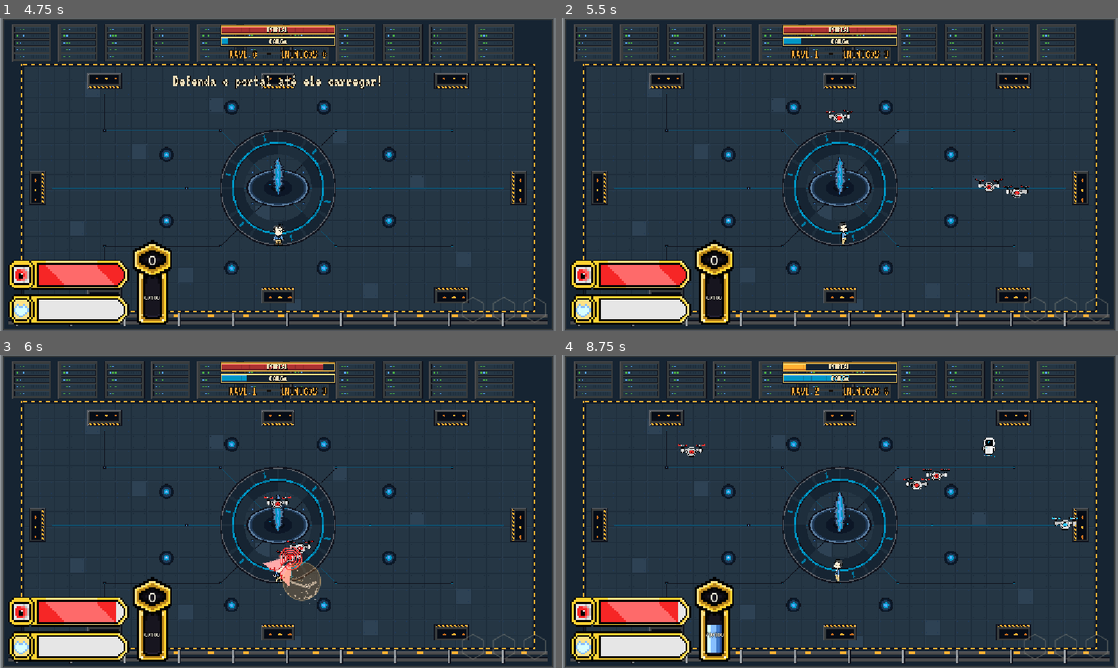
Above: before the commit, frames 1-4 (two rows, left to right).
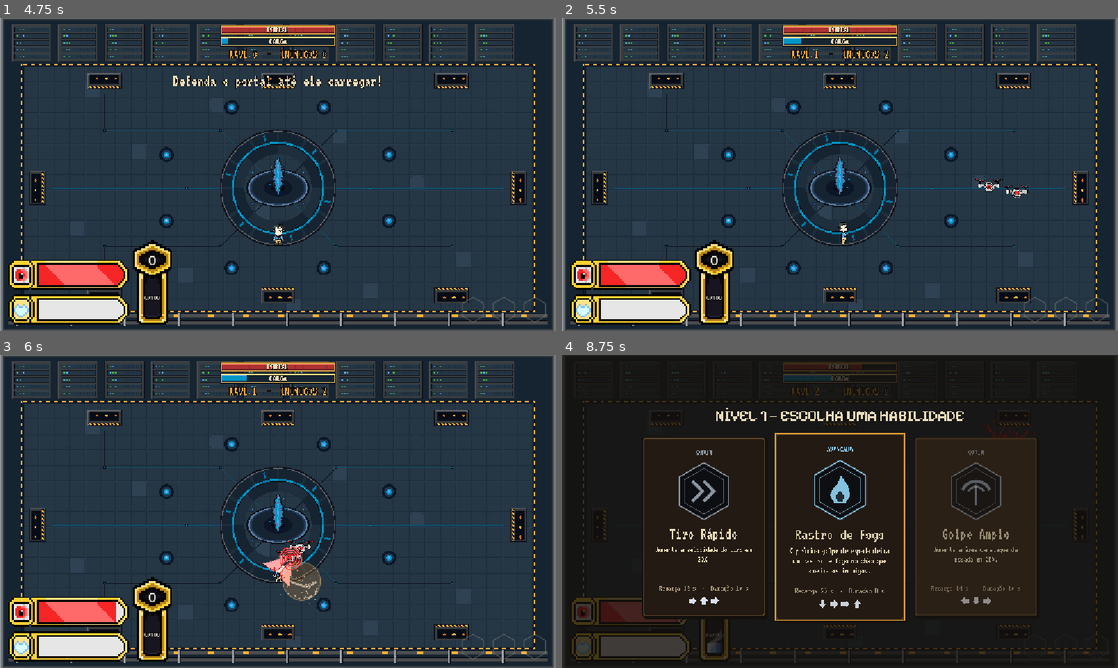
Above: after the commit, the same moments.

Repository: IcaroFrancioni/O-que-o-Claude-Faz
Game: Godot game, scene res://qa/defesa_test.tscn
The game is run twice, just before and just after one commit, with the same random seed, the same clock (stepped at 60 frames per second) and the same inputs. This scene is started directly instead of the project's main scene. Sound files missing from this copy of the repository are replaced by a short silence.
Inputs (mouse positions are in pixels of both pictures, inside the frame that each line leads up to):
- Up to frame 1 (4.75 s): tap Enter (cmd_confirm) at 0.5, 1.25, 2, 2.1, 3.5 s; move the mouse to (400, 158) at 0.52 s; hold Right (cmd_right) 0.53-1.25 s; click (400, 158) at 0.6 s; drag from (166, 190) to (250, 237) at 1.27 s; move the mouse to (333, 105) at 2.02 s; hold Right (cmd_right) 2.03-2.75 s; click "Avançar" at 2.75 s; drag from (250, 237) to (111, 127) at 3.52 s; move the mouse to (444, 221) at 4.27 s; hold Left (cmd_left) from 4.28 s (still down); hold Space (dash) from 4.28 s (still down)
- Up to frame 2 (5.5 s): release Left (cmd_left) at 5 s; release Space (dash) at 5 s; drag from (1034, 309) to (840, 237) at 5.02 s
- Up to frame 3 (6 s): move the mouse to (505, 646) at 5.77 s; hold Backspace (cmd_back) from 5.78 s (still down); hold Tab from 5.78 s (still down); click (505, 646) at 5.92 s
- Up to frame 4 (8.75 s): release Backspace (cmd_back) at 6.5 s; release Tab at 6.5 s; drag from (1095, 646) to (862, 580) at 6.52 s; move the mouse to (962, 495) at 7.27 s; hold Up (cmd_up) 7.28-8 s; hold J 7.28-8 s; drag from (728, 527) to (862, 580) at 8.02 s

Frame 1 is identical in both runs. In frame 2, 0.1% of the frame differs, in the area x 47-59%, y 11-34%; in frame 3, 0.1%; in frame 4, 94%, in the area x 0-100%, y 0-100%.

Commit message:
Waves com 50% dos inimigos: autoload Ondas (MULTIPLICADOR_INIMIGOS = 0.5) e t_ondas
Quantidade por tipo = max(1, ceil(original x 0,5)) na Fase 1, na wave de transição do chefão e na defesa do
portal; ordem de aparição, intervalos, vida, dano e velocidade inalterados; chefes continuam 1.

Co-Authored-By: Claude Fable 5.2 <noreply@anthropic.com>
Claude-Session: https://claude.ai/code/session_015avtrPPFhEU6wnqXweueJ3

Diff:
--- a/Scenes/Defesa/defense_wave_table.gd
+++ b/Scenes/Defesa/defense_wave_table.gd
@@ -16,8 +16,14 @@
 @export_range(1, 64, 1) var max_active: int = 20
 
 
-## Quantidade de cada tipo na wave `wave_number` (1 = primeira). Ex.: {"drone": 4, "robo": 2}.
+## Quantidade de cada tipo que NASCE na wave `wave_number` (1 = primeira), já com o multiplicador de inimigos
+## do autoload `Ondas`: max(1, ceil(original x 0,5)). Ex.: {"drone": 2, "robo": 1}.
 func get_counts(wave_number: int) -> Dictionary:
+	return Ondas.escalar_contagens(get_original_counts(wave_number))
+
+
+## Quantidade ESCRITA na tabela (antes do multiplicador). Ex.: {"drone": 4, "robo": 2}.
+func get_original_counts(wave_number: int) -> Dictionary:
 	var result: Dictionary = {}
 	if waves.is_empty():
 		return result
--- /dev/null
+++ b/autoload/ondas.gd
@@ -0,0 +1,43 @@
+extends Node
+## Autoload Ondas: ÚNICO lugar que decide quantos inimigos cada wave tem em relação ao que está escrito nas cenas
+## e tabelas. Vale para todas as waves do jogo (Fase 1, wave de transição do chefão, defesa do portal).
+##
+## Regra: quantidade por tipo = max(1, ceil(original x MULTIPLICADOR_INIMIGOS)). Chefes não passam por aqui
+## (continuam 1). Vida, dano, velocidade, ordem de aparição e intervalos de spawn não mudam.
+
+## Fração dos inimigos de cada wave que realmente nasce (0.5 = metade, arredondando para cima, mínimo 1).
+@export_range(0.05, 1.0, 0.05) var MULTIPLICADOR_INIMIGOS: float = 0.5
+
+
+## Quantidade de um tipo depois do multiplicador. Zero continua zero (tipo que não aparece na wave).
+func escalar(original: int) -> int:
+	if original <= 0:
+		return 0
+	return maxi(1, ceili(float(original) * MULTIPLICADOR_INIMIGOS - 0.000001))
+
+
+## Wave escrita como lista de cenas (WaveManager): mantém as primeiras `escalar(n)` ocorrências de cada tipo,
+## na ordem em que aparecem, preservando a ordem de aparição e a proporção entre os tipos.
+func escalar_cenas(onda: Array[PackedScene]) -> Array[PackedScene]:
+	var total: Dictionary = {}
+	for cena: PackedScene in onda:
+		if cena != null:
+			total[cena] = int(total.get(cena, 0)) + 1
+	var usados: Dictionary = {}
+	var out: Array[PackedScene] = []
+	for cena: PackedScene in onda:
+		if cena == null:
+			continue
+		var ja: int = int(usados.get(cena, 0))
+		if ja < escalar(int(total[cena])):
+			out.append(cena)
+			usados[cena] = ja + 1
+	return out
+
+
+## Wave escrita como dicionário tipo -> quantidade (defesa do portal).
+func escalar_contagens(contagens: Dictionary) -> Dictionary:
+	var out: Dictionary = {}
+	for tipo: Variant in contagens:
+		out[tipo] = escalar(int(contagens[tipo]))
+	return out
--- a/levels/wave_manager.gd
+++ b/levels/wave_manager.gd
@@ -60,7 +60,7 @@
 				# Avisa no console.
 				push_warning("WaveManager: a onda %d está vazia no Inspector." % (_waves.size() + 1))
 			continue
-		_waves.append(wave)  # Guarda a onda.
+		_waves.append(Ondas.escalar_cenas(wave))  # Guarda a onda, já com o multiplicador de inimigos (autoload Ondas).
 	if not _collect_spawn_points():  # Sem pontos de nascimento não há como começar.
 		return
 
--- a/project.godot
+++ b/project.godot
@@ -23,6 +23,7 @@
 AudioSettings="*res://autoload/audio_settings.gd"
 TiltInput="*res://mobile/tilt_input.gd"
 MobileControls="*res://autoload/mobile_controls.gd"
+Ondas="*res://autoload/ondas.gd"
 
 [display]
 
--- a/testes/rodar_todos.gd
+++ b/testes/rodar_todos.gd
@@ -16,6 +16,7 @@
 	["t_carga.gd", [], "carrega todos os scripts e cenas (computador)"],
 	["t_carga.gd", ["--mobile"], "carrega todos os scripts e cenas (celular)"],
 	["t_equilibrio.gd", [], "EQUILÍBRIO: dificuldade igual à base (testes/equilibrio_base.json)"],
+	["t_ondas.gd", [], "waves com 50% dos inimigos (max(1, ceil(n x 0,5))), chefes = 1"],
 	["t_menu.gd", [], "tela inicial sem dicas, botões e foco (computador)"],
 	["t_menu.gd", ["--mobile"], "tela inicial sem dicas, botões e foco (celular)"],
 	["t_tilt_logico.gd", [], "função pura do acelerômetro (plataformas x orientações x direções)"],
--- /dev/null
+++ b/testes/t_ondas.gd
@@ -0,0 +1,87 @@
+extends TesteBase
+## Seção 12.5: cada wave do jogo nasce com max(1, ceil(original x 0,5)) inimigos de cada tipo, na mesma ordem de
+## aparição; chefes continuam 1. Os números ORIGINAIS vêm de `testes/equilibrio_base.json` (gerado antes da mudança),
+## não do código atual — assim o teste não "confia" na conta que ele mesmo está conferindo.
+
+const BASE: String = "res://testes/equilibrio_base.json"
+
+
+func rodar() -> void:
+	var base: Dictionary = JSON.parse_string(FileAccess.get_file_as_string(BASE))
+	var ondas: Dictionary = base["ondas"]
+	check(is_equal_approx(Ondas.MULTIPLICADOR_INIMIGOS, 0.5), "Ondas.MULTIPLICADOR_INIMIGOS = 0,5 (um único lugar)")
+	check(Ondas.escalar(1) == 1 and Ondas.escalar(2) == 1 and Ondas.escalar(3) == 2 and Ondas.escalar(4) == 2 and Ondas.escalar(5) == 3 and Ondas.escalar(0) == 0,
+			"regra: max(1, ceil(n x 0,5)) e zero continua zero")
+	block_scene_changes()
+
+	# --- Defesa do portal: a tabela devolve a quantidade reduzida em todas as waves da amostra.
+	var tabela: DefenseWaveTable = load("res://Scenes/Defesa/wave_table.tres")
+	var originais: Array = ondas["res://Scenes/Defesa/wave_table.tres"]["ondas"]
+	var defesa_ok: bool = true
+	for i: int in originais.size():
+		var esperado: Dictionary = {}
+		for tipo: String in originais[i]:
+			esperado[tipo] = _esperado(int(originais[i][tipo]))
+		var atual: Dictionary = tabela.get_counts(i + 1)
+		var total: int = 0
+		for tipo: String in esperado:
+			total += int(esperado[tipo])
+			if int(atual.get(tipo, -1)) != int(esperado[tipo]):
+				defesa_ok = false
+				print("       defesa wave %d: %s = %s (esperado %s)" % [i + 1, tipo, atual.get(tipo), esperado[tipo]])
+		if atual.size() != esperado.size() or tabela.get_total(i + 1) != total:
+			defesa_ok = false
+		print("       defesa wave %2d: %s -> %s" % [i + 1, JSON.stringify(originais[i]), JSON.stringify(atual)])
+	check(defesa_ok, "defesa do portal: %d waves com max(1, ceil(original x 0,5)) por tipo" % originais.size())
+	check(int(ondas["res://Scenes/Defesa/wave_table.tres"]["max_active"]) == tabela.max_active, "defesa: limite de inimigos vivos igual ao original")
+
+	# --- Fases com WaveManager: a lista que o gerenciador usa de verdade, depois do _ready.
+	for chave: String in ondas:
+		if not chave.contains("::"):
+			continue
+		var caminho: String = chave.get_slice("::", 0)
+		load_level(caminho)
+		await frames(5)
+		var gerente: WaveManager = level.get_node(chave.get_slice("::", 1)) as WaveManager
+		var escritas: Array = ondas[chave]["ondas"].filter(func(o: Array) -> bool: return not o.is_empty())
+		check(gerente != null and gerente._waves.size() == escritas.size(), "%s: mesmo número de waves (%d)" % [caminho.get_file(), escritas.size()])
+		for i: int in escritas.size():
+			var atual: Array = EquilibrioDump.contar_cenas(gerente._waves[i])
+			var esperado: Array = []
+			for par: Array in escritas[i]:
+				esperado.append([par[0], _esperado(int(par[1]))])
+			check(JSON.stringify(atual) == JSON.stringify(esperado), "%s wave %d: %s -> %s (mesma ordem de tipos)" % [caminho.get_file(), i + 1, _resumo(escritas[i]), _resumo(atual)])
+		check(is_equal_approx(gerente.first_wave_delay, float(ondas[chave]["first_wave_delay"])) and is_equal_approx(gerente.between_waves_delay, float(ondas[chave]["between_waves_delay"])),
+				"%s: intervalos entre waves iguais ao original" % caminho.get_file())
+		if caminho.contains("Fase3"):
+			var chefes: Array[Node] = level.find_children("*", "GuideEnemy", true, false)
+			check(chefes.size() == 1, "Fase 3: o chefão continua sendo 1 (%d)" % chefes.size())
+		await unload_level()
+		await frames(3)
+
+	# --- Fase 1 jogando: a primeira wave nasce com a quantidade reduzida.
+	var nascidos: Array[int] = []
+	EventBus.wave_started.connect(func(_n: int, _total: int, vivos: int) -> void: nascidos.append(vivos))
+	load_level("res://Scenes/Fase1/fase_1.tscn")
+	player().conceder_invulnerabilidade(9999.0)
+	await seconds(2.0)
+	var primeira: Array = ondas["res://Scenes/Fase1/fase_1.tscn::WaveManager"]["ondas"][0]
+	var total_esperado: int = 0
+	for par: Array in primeira:
+		total_esperado += _esperado(int(par[1]))
+	check(nascidos.size() == 1 and nascidos[0] == total_esperado, "Fase 1 em jogo: a wave 1 nasce com %d inimigos (%s)" % [total_esperado, nascidos])
+	var inimigos: int = get_tree().get_nodes_in_group(&"enemy").size()
+	check(inimigos == total_esperado, "Fase 1 em jogo: %d inimigos na cena" % inimigos)
+	await unload_level()
+
+
+## A regra escrita de forma independente do autoload.
+func _esperado(original: int) -> int:
+	return maxi(1, int(ceil(float(original) * 0.5)))
+
+
+func _resumo(onda: Array) -> String:
+	var partes: PackedStringArray = []
+	for par: Array in onda:
+		partes.append("%d %s" % [int(par[1]), String(par[0]).get_file().get_basename()])
+	return ", ".join(partes)
Not shown, added: autoload/ondas.gd.uid
Not shown, added: testes/t_ondas.gd.uid
